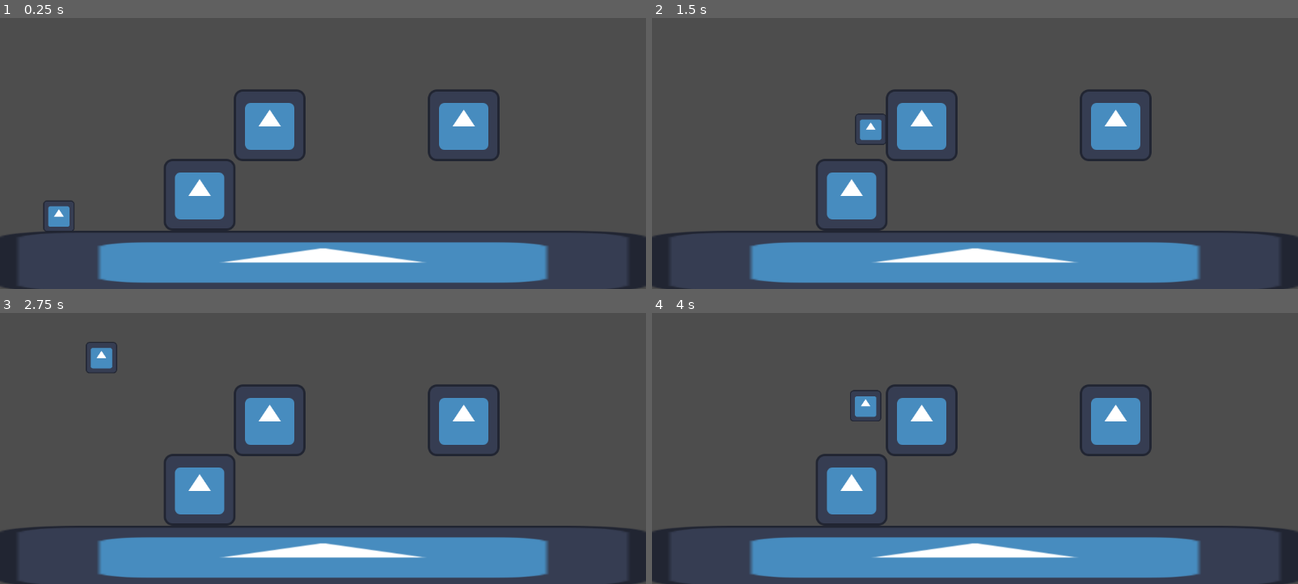
Above: before the commit, frames 1-4 (two rows, left to right).
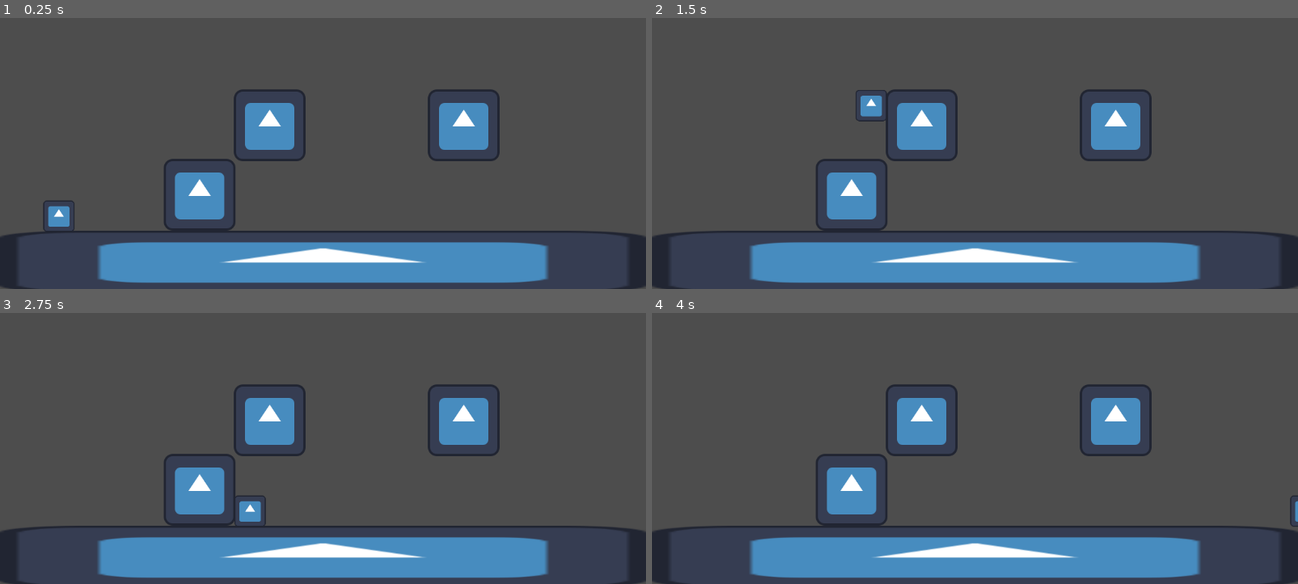
Above: after the commit, the same moments.

Repository: conor-wilson/dr-shrink
Game: Godot game, scene res://scenes/main.tscn
Two runs of this game, one before a commit and one after it. Both use one fixed random seed, a clock stepped at 60 frames per second and the inputs below. The engine's default icon, where the game draws it, is replaced by a stand-in: a white triangle on a blue panel in a dark square.
Inputs:
- Up to frame 1 (0.25 s): no input
- Up to frame 2 (1.5 s): tap Enter at 0.5 s; hold Right (Right) from 0.53 s (still down); tap Space (Jump) at 0.6, 0.77, 1.07, 1.35 s
- Up to frame 3 (2.75 s): tap Space (Jump) at 1.52, 1.82, 2.1 s; release Right (Right) at 2.03 s; hold Left (Left) from 2.03 s (still down)
- Up to frame 4 (4 s): release Left (Left) at 2.78 s; hold Right (Right) from 2.78 s (still down); tap Space (Jump) at 2.85, 3.02, 3.32, 3.6, 3.77 s

The runs differ from the first frame. In frame 2, 0.6% of the frame differs, in the area x 31-37%, y 26-47%; in frame 3, 0.6%, in the area x 13-42%, y 10-79%; in frame 4, 0.4%.

Commit message:
Made player's physics configurable via the main scene

Diff:
--- a/shrinker/shrinker/scenes/entities/player.gd
+++ b/shrinker/shrinker/scenes/entities/player.gd
@@ -1,25 +1,25 @@
 extends CharacterBody2D
 
-
-const SPEED = 300.0
-const JUMP_VELOCITY = -600.0
-
+@export var walk_speed         : float = 300.0
+@export var jump_speed         : float = 600.0
+@export var gravity_multiplier : float = 1.0
 
 func _physics_process(delta: float) -> void:
+
 	# Add the gravity.
 	if not is_on_floor():
-		velocity += get_gravity() * delta
+		velocity += get_gravity() * gravity_multiplier * delta
 
 	# Handle jump.
 	if Input.is_action_just_pressed("Jump") and is_on_floor():
-		velocity.y = JUMP_VELOCITY
+		velocity.y = -jump_speed
 
 	# Get the input direction and handle the movement/deceleration.
 	# As good practice, you should replace UI actions with custom gameplay actions.
 	var direction := Input.get_axis("Left", "Right")
 	if direction:
-		velocity.x = direction * SPEED
+		velocity.x = direction * walk_speed
 	else:
-		velocity.x = move_toward(velocity.x, 0, SPEED)
+		velocity.x = move_toward(velocity.x, 0, walk_speed)
 
 	move_and_slide()
--- a/shrinker/shrinker/scenes/main.tscn
+++ b/shrinker/shrinker/scenes/main.tscn
@@ -20,3 +20,5 @@
 
 [node name="Player" parent="." instance=ExtResource("2_yg8x5")]
 position = Vector2(110, 513)
+walk_speed = 600.0
+gravity_multiplier = 1.4
